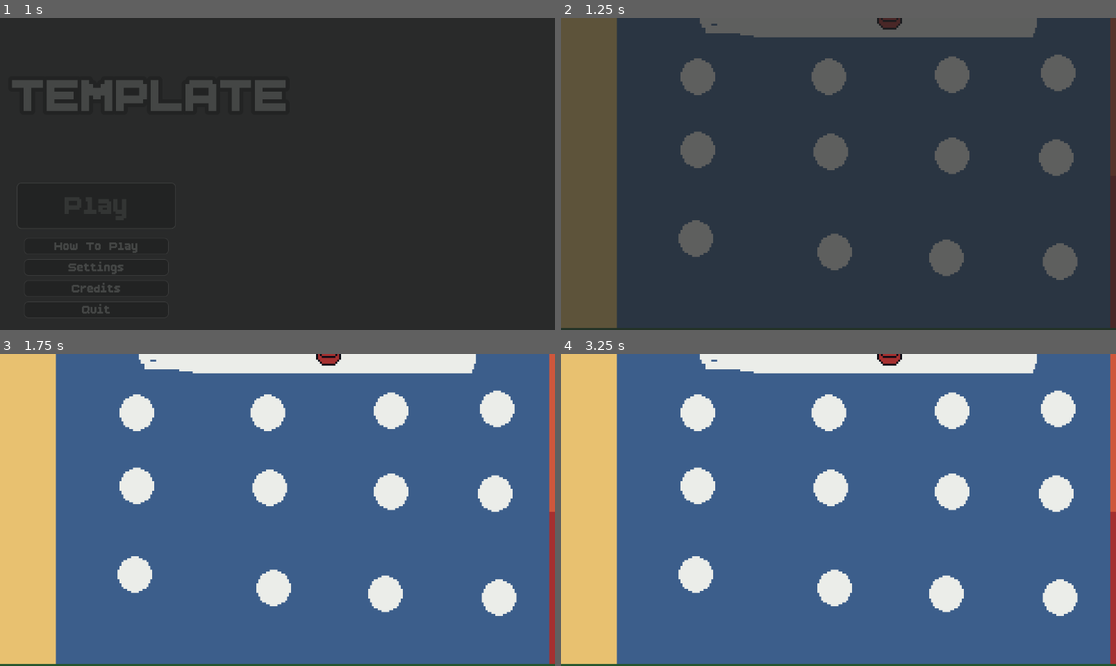
Above: before the commit, frames 1-4 (two rows, left to right).
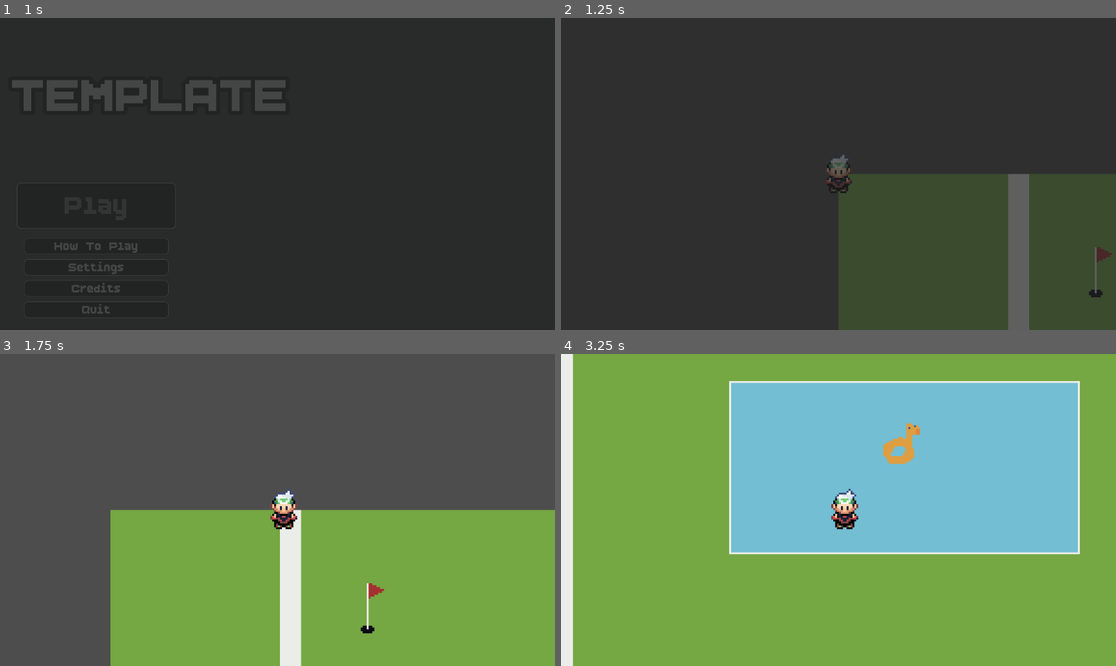
Above: after the commit, the same moments.

Repository: Rat-Haven-Studios/melon-jam-2025
Game: Godot game, scene res://1-main/Main.tscn
Same seed, same stepped clock (60 frames per second), same inputs: the game is played once before the commit and once after it. Sound files missing from this copy of the repository are replaced by a short silence.
Inputs (mouse positions are in pixels of both pictures, inside the frame that each line leads up to):
- Up to frame 1 (1 s): click "Play" at 0.5 s
- Up to frame 2 (1.25 s): no input
- Up to frame 3 (1.75 s): move the mouse to (399, 494) at 1.27 s; hold D (right, bound only after the commit) from 1.28 s (still down); click (399, 494) at 1.42 s
- Up to frame 4 (3.25 s): move the mouse to (727, 525) at 2.02 s; release D (right, bound only after the commit) at 2.03 s; hold S (down, bound only after the commit) 2.03-2.78 s; move the mouse to (894, 441) at 2.77 s; hold D (right, bound only after the commit) from 2.78 s (still down)

Frame 1 is identical in both runs. In frame 2, 24% of the frame differs, in the area x 0-100%, y 0-100%; in frame 3, 100%; in frame 4, 100%.

Commit message:
Added movement and input

Diff:
--- a/4-objects/0-character/character.gd
+++ b/4-objects/0-character/character.gd
@@ -2,6 +2,7 @@
 
 
 var currState = STATE.MOVING
+@export var BASE_SPEED: int = 5
 
 enum STATE {
 	MOVING,
--- a/4-objects/2-level/FIRST_LEVEL.tscn
+++ b/4-objects/2-level/FIRST_LEVEL.tscn
@@ -1,7 +1,8 @@
-[gd_scene load_steps=3 format=3 uid="uid://btyikl70k86w6"]
+[gd_scene load_steps=4 format=3 uid="uid://btyikl70k86w6"]
 
 [ext_resource type="Texture2D" uid="uid://dtv0iqfxnymma" path="res://0-assets/sprites/world/Quick Blueprint.png" id="1_4jqpd"]
 [ext_resource type="Script" uid="uid://ko5yay6dida1" path="res://4-objects/2-level/camera_2d.gd" id="2_wl7ar"]
+[ext_resource type="PackedScene" uid="uid://ess0lyyqlkgy" path="res://4-objects/0-character/Character.tscn" id="3_qj1of"]
 
 [node name="Level" type="Node2D"]
 
@@ -13,3 +14,6 @@
 position = Vector2(259, 383)
 zoom = Vector2(4, 4)
 script = ExtResource("2_wl7ar")
+
+[node name="Character" parent="." instance=ExtResource("3_qj1of")]
+BASE_SPEED = 200
--- a/project.godot
+++ b/project.godot
@@ -31,6 +31,33 @@
 
 theme/custom="uid://cwwkk3kpedi4j"
 
+[input]
+
+up={
+"deadzone": 0.2,
+"events": [Object(InputEventKey,"resource_local_to_scene":false,"resource_name":"","device":-1,"window_id":0,"alt_pressed":false,"shift_pressed":false,"ctrl_pressed":false,"meta_pressed":false,"pressed":false,"keycode":0,"physical_keycode":87,"key_label":0,"unicode":119,"location":0,"echo":false,"script":null)
+, Object(InputEventKey,"resource_local_to_scene":false,"resource_name":"","device":-1,"window_id":0,"alt_pressed":false,"shift_pressed":false,"ctrl_pressed":false,"meta_pressed":false,"pressed":false,"keycode":0,"physical_keycode":4194320,"key_label":0,"unicode":0,"location":0,"echo":false,"script":null)
+]
+}
+down={
+"deadzone": 0.2,
+"events": [Object(InputEventKey,"resource_local_to_scene":false,"resource_name":"","device":-1,"window_id":0,"alt_pressed":false,"shift_pressed":false,"ctrl_pressed":false,"meta_pressed":false,"pressed":false,"keycode":0,"physical_keycode":83,"key_label":0,"unicode":115,"location":0,"echo":false,"script":null)
+, Object(InputEventKey,"resource_local_to_scene":false,"resource_name":"","device":-1,"window_id":0,"alt_pressed":false,"shift_pressed":false,"ctrl_pressed":false,"meta_pressed":false,"pressed":false,"keycode":0,"physical_keycode":4194322,"key_label":0,"unicode":0,"location":0,"echo":false,"script":null)
+]
+}
+left={
+"deadzone": 0.2,
+"events": [Object(InputEventKey,"resource_local_to_scene":false,"resource_name":"","device":-1,"window_id":0,"alt_pressed":false,"shift_pressed":false,"ctrl_pressed":false,"meta_pressed":false,"pressed":false,"keycode":0,"physical_keycode":65,"key_label":0,"unicode":97,"location":0,"echo":false,"script":null)
+, Object(InputEventKey,"resource_local_to_scene":false,"resource_name":"","device":-1,"window_id":0,"alt_pressed":false,"shift_pressed":false,"ctrl_pressed":false,"meta_pressed":false,"pressed":false,"keycode":0,"physical_keycode":4194319,"key_label":0,"unicode":0,"location":0,"echo":false,"script":null)
+]
+}
+right={
+"deadzone": 0.2,
+"events": [Object(InputEventKey,"resource_local_to_scene":false,"resource_name":"","device":-1,"window_id":0,"alt_pressed":false,"shift_pressed":false,"ctrl_pressed":false,"meta_pressed":false,"pressed":false,"keycode":0,"physical_keycode":68,"key_label":0,"unicode":100,"location":0,"echo":false,"script":null)
+, Object(InputEventKey,"resource_local_to_scene":false,"resource_name":"","device":-1,"window_id":0,"alt_pressed":false,"shift_pressed":false,"ctrl_pressed":false,"meta_pressed":false,"pressed":false,"keycode":0,"physical_keycode":4194321,"key_label":0,"unicode":0,"location":0,"echo":false,"script":null)
+]
+}
+
 [rendering]
 
 textures/canvas_textures/default_texture_filter=0
